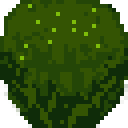
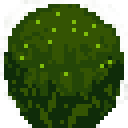
Comparing the layer stacks of the two (128, 128) images. Changes:
added layer "bush1 copy" above "bush1" over (0, 0, 128, 112)
hid "bush1", painted on it over (0, 0, 128, 112)
